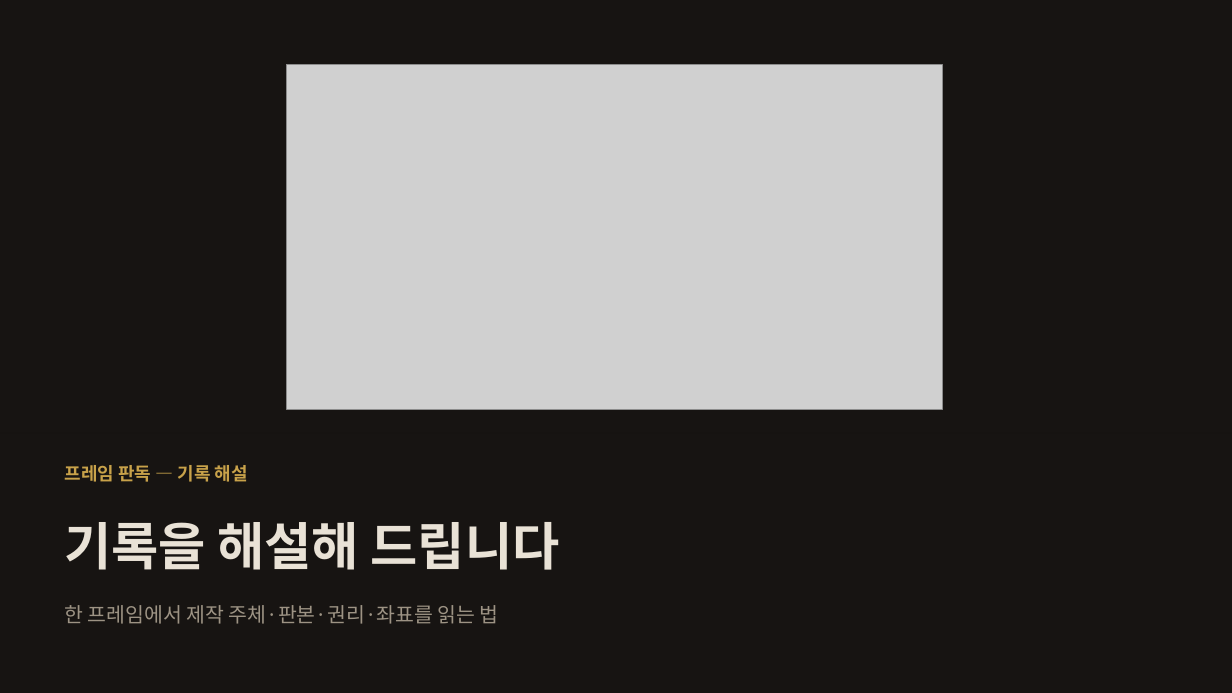
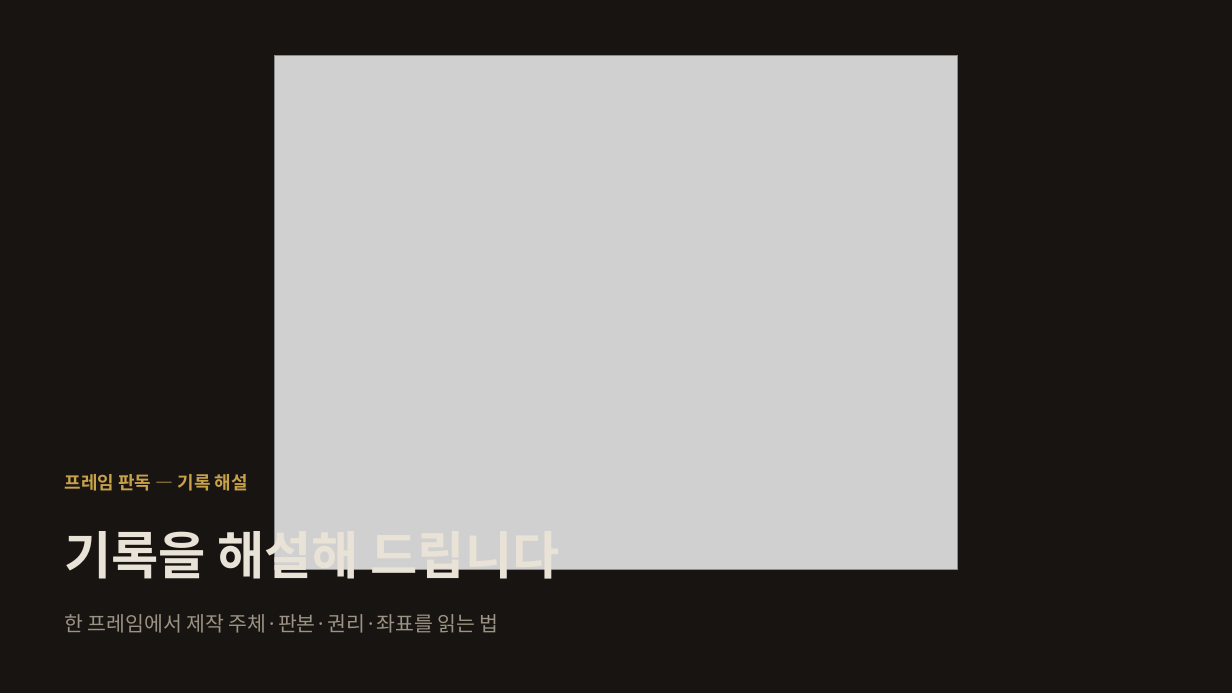
Before and after one commit to changgi/korea-archive-marketplace, a slide deck: slide 1 of docs/pptx/chosin_annotate_1950.pptx. Drawn at 1232x693 pixels with LibreOffice and Linux fonts; fonts in the diff are those of the drawing; grey boxes stand for pictures. Boxes give left, top, right and bottom in pixels: in the first picture for what was removed or moved away, otherwise in the second. Text is boxed around its words. In the diff, an @@ line names an element or a change of style, - is before the commit and + after.

```diff
--- a/docs/pptx/chosin_annotate_1950.pptx
+++ b/docs/pptx/chosin_annotate_1950.pptx
@@ picture: place and size @@
-picture at [287, 65, 943, 409]
+picture at [274, 55, 958, 569]
@@ rectangle removed at [0, 434, 1232, 693] @@
@@ 3 texts: place and size @@
-3 texts at [64, 465, 560, 624]
+3 texts at [64, 474, 560, 633]
```
Also in this commit, not shown: 3 other slides changed, 2 other files.
